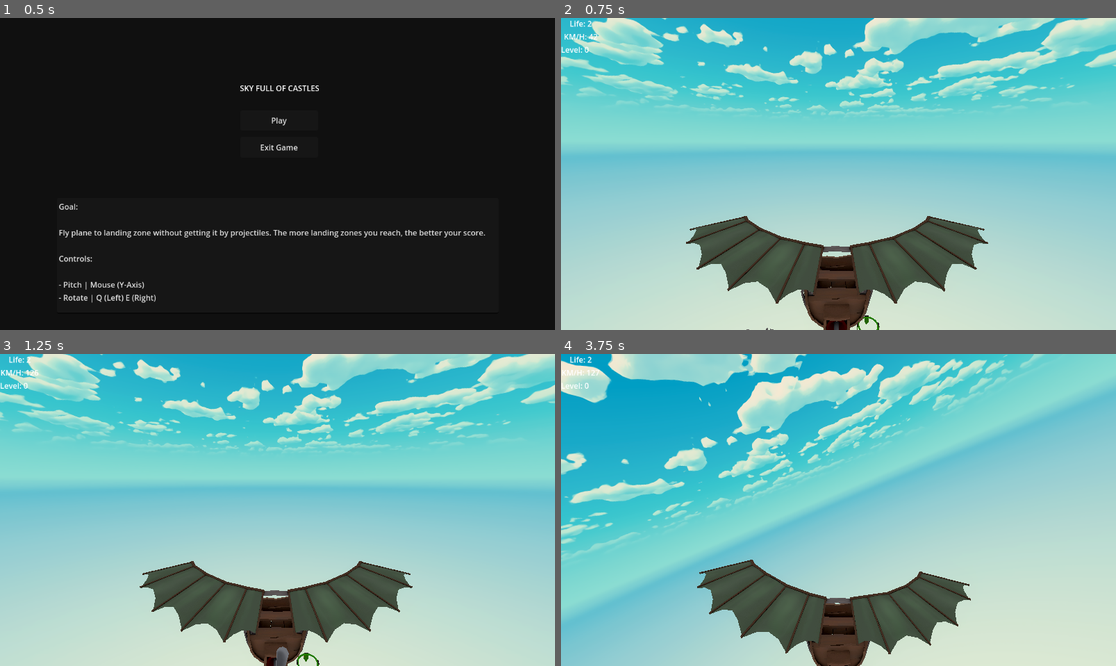
Above: before the commit, frames 1-4 (two rows, left to right).
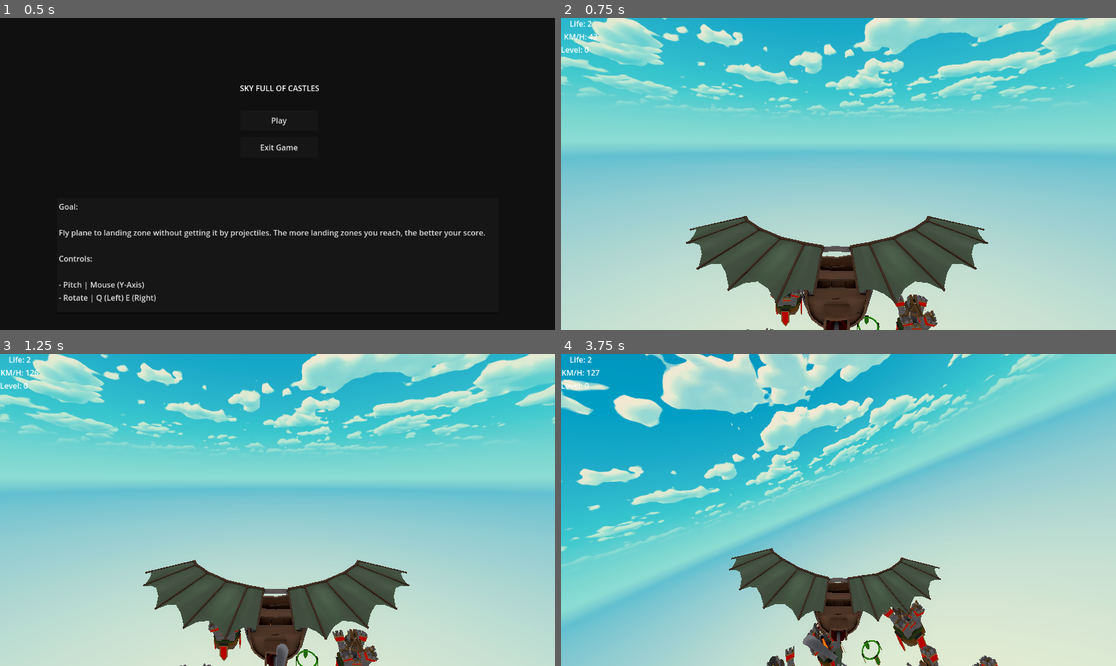
Above: after the commit, the same moments.

Repository: SimDubz/godot_gamejam_01
Game: Godot game, scene res://scenes/main_menu.tscn
Two runs of this game, one before a commit and one after it. Both use one fixed random seed, a clock stepped at 60 frames per second and the inputs below.
Inputs (mouse positions are in pixels of both pictures, inside the frame that each line leads up to):
- Up to frame 1 (0.5 s): no input
- Up to frame 2 (0.75 s): click "Play" at 0.5 s
- Up to frame 3 (1.25 s): no input
- Up to frame 4 (3.75 s): tap Enter (ui_accept) at 1.25, 1.52, 2.27 s; move the mouse to (866, 510) at 1.27 s; hold E (rotate_right) 1.28-2.03 s; move the mouse to (810, 510) at 2.02 s; hold Q (rotate_left) 2.03-2.78 s; move the mouse to (849, 503) at 2.77 s; hold E (rotate_right) from 2.78 s (still down); move the mouse to (832, 516) at 3.52 s

Frame 1 is identical in both runs. In frame 2, 1.0% of the frame differs, in the area x 37-68%, y 86-100%; in frame 3, 9.2%; in frame 4, 29%, in the area x 0-90%, y 0-100%.

Commit message:
DEBUGGING

Diff:
--- a/scenes/player.tscn
+++ b/scenes/player.tscn
@@ -17,6 +17,7 @@
 shape = SubResource("BoxShape3D_07e76")
 
 [node name="CharacterModel" type="Node3D" parent="."]
+unique_name_in_owner = true
 
 [node name="barrel_plane" parent="CharacterModel" instance=ExtResource("2_44qof")]
 transform = Transform3D(-1, 0, -8.74228e-08, 0, 1, 0, 8.74228e-08, 0, -1, 0, 0, 0)
@@ -25,4 +26,5 @@
 script = ExtResource("2_53jvj")
 
 [node name="Camera3D" type="Camera3D" parent="pivot"]
+unique_name_in_owner = true
 transform = Transform3D(1, 0, 0, 0, 0.989611, 0.143769, 0, -0.143769, 0.989611, 0.0353695, 1.62393, 3.43998)
--- a/scenes/user_interface.tscn
+++ b/scenes/user_interface.tscn
@@ -7,7 +7,7 @@
 	\"\"\"\"\"\"
 
 	var player = get_tree().get_first_node_in_group(\"plane\")
-	$VBoxContainer/Life.text = \"Life: \" + str(player.lives)
+	$VBoxContainer/Life.text = \"Life: \" + str(GameData.lives)
 	$VBoxContainer/Kmh.text = \"KM/H: \" + str(round(player.kmh_speed))
 	$VBoxContainer/Level.text = \"Level: \" + str(GameData.get_successful_landings())
 	player.connect(\"lives_updated\", _on_player_lives_updated)
--- a/scripts/Player.gd
+++ b/scripts/Player.gd
@@ -1,7 +1,8 @@
 extends CharacterBody3D
 
+var explosion_scene = preload("res://arts/vfx/vfx_Explosion.tscn")
 @onready var barrel_plane: Node3D = $CharacterModel/barrel_plane
-
+@onready var camera = %Camera3D
 # Base configuration
 var base_speed = 50
 var speed = base_speed
@@ -31,7 +32,9 @@
 var boosted_speed = 100 # Adjust as needed for the desired boost effect
 var speed_boost_duration = 2.0 # Duration of the speed boost in seconds
 var speed_boost_timer = 0.0 # Timer to track the speed boost duration
-@export var lives = 2
+var target_fov = 75.0
+var fov_speed = 5.0
+
 
 signal plane_position_updated(new_position)
 signal lives_updated(new_lives_count)
@@ -41,6 +44,7 @@
 	""""""
 
 	Input.set_mouse_mode(Input.MOUSE_MODE_CAPTURED)
+	camera.fov = target_fov
 
 func _input(event):
 	""""""
@@ -55,15 +59,35 @@
 	move_and_slide()
 
 func _hit_by_projectile():
-	lives -= 1
-	emit_signal("lives_updated", lives)
-
-	if lives == 1:
+	GameData.lives -= 1
+	emit_signal("lives_updated", GameData.lives)
+
+	if GameData.lives == 1:
+
+
+
 		var flames = barrel_plane.get_tree().get_nodes_in_group("flame")
+		var flashs = barrel_plane.get_tree().get_nodes_in_group("hit")
+
+		for flash in flashs:
+			flash.emitting = true
+
 		for flame in flames:
 			flame.emitting = true
 
-	if lives <= 0:
+	if GameData.lives <= 0:
+
+		var explosion = explosion_scene.instantiate()
+		var player = $CharacterModel
+		player.add_child(explosion)
+		for i in range(explosion.get_children().size()):
+			var effect = explosion.get_child(i)
+			effect.emitting = true
+
+		var timer = get_tree().create_timer(.5)
+		print(timer)
+		await timer.timeout
+
 		get_tree().change_scene_to_file("res://scenes/main_menu.tscn")
 
 ### UTILS FUNCTIONS ###
@@ -144,6 +168,13 @@
 
 	current_speed = velocity.length()
 	kmh_speed = units_per_second_to_kmh(current_speed)
+
+	if kmh_speed > 125:
+		target_fov = 90.0
+	else:
+		target_fov = 75.0
+
+	camera.fov = lerp(camera.fov, target_fov, delta * fov_speed)
 	emit_signal("kmh_updated", kmh_speed)
 
 func simulate_lift_and_drag(delta: float) -> void:
--- a/scripts/game_data.gd
+++ b/scripts/game_data.gd
@@ -1,7 +1,8 @@
 extends Node
 
 enum WEAPON {CANON, ARROW, FIRE}
-var successful_landings = 0
+var successful_landings = 12
+var lives = 2
 
 func increment_landings():
 	""""""
--- a/scripts/game_world.gd
+++ b/scripts/game_world.gd
@@ -6,7 +6,7 @@
 var continue_menu_scene  = preload("res://scenes/progression_menu.tscn")
 var user_interface_scene  = preload("res://scenes/user_interface.tscn")
 var clouds_scene  = preload("res://arts/vfx/vfx_Clouds01.tscn")
-
+var explosion_scene = preload("res://arts/vfx/vfx_Explosion.tscn")
 var cube_size = 400
 var box_center = Vector3.ZERO
 var box_extents = Vector3(cube_size, cube_size, cube_size)
@@ -40,9 +40,22 @@
 
 	var player = get_tree().get_first_node_in_group("plane")
 	if player and is_object_out_of_bounds(player.global_transform.origin):
-		show_continue_menu()
+
+		var explosion = explosion_scene.instantiate()
+		player.add_child(explosion)
+		for i in range(explosion.get_children().size()):
+			var effect = explosion.get_child(i)
+			effect.emitting = true
+
+
+		var timer = get_tree().create_timer(1.0)
+		await timer.timeout
+
+		get_tree().change_scene_to_file("res://scenes/main_menu.tscn")
 
 ### UTILS FUNCTIONS ###
+
+
 func world_to_grid(position):
 	""""""
 
--- a/scripts/pivot.gd
+++ b/scripts/pivot.gd
@@ -1,10 +1,14 @@
 extends Node3D
 
 @onready var character_model: Node3D = $"../CharacterModel"
+@onready var camera: Camera3D = %Camera3D
+
 var offset = Vector3(0, 1, 1)
 var camera_speed = 4.0
 var rotation_speed = 0.1
-
+var max_fov_increase = 100.0
+var base_fov = 75.0
+var previous_pitch = 0.0
 
 func _process(delta):
 	""""""
